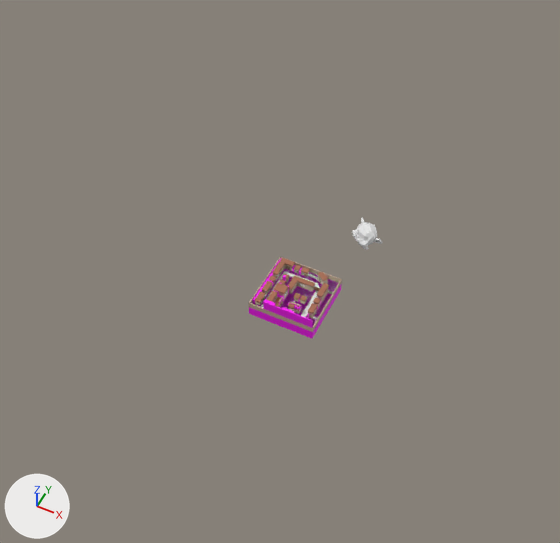
Before and after pictures for a commit that changed the glTF model Objects/Level_1/Level_3.glb.
Before and after are seen from a 50 mm lens placed at (284.0, -518.0, 719.0), pointed at (16.0, 19.0, 48.0). Lighting does not change. The marker at lower left points along +X, +Y and +Z. Where no turn or scale is listed for an object, it has been applied to the vertices.

Objects in the first picture: 'InvisHitbox.023'.
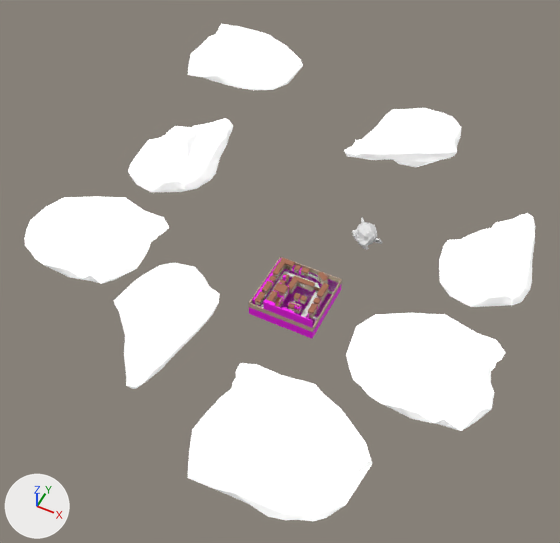
Scene script edits in JSON lines:
```json
{"op": "add", "block": "img_image_2", "code": ["img_image_2 = load_image('Image_2', '_unpacked/Image_2', 2048, 2048, 'sRGB')"]}
{"op": "add", "block": "img_image_2_001", "code": ["img_image_2_001 = load_image('Image_2.001', '_unpacked/Image_2.001', 2048, 2048, 'sRGB')"]}
{"op": "add", "block": "mat_material_0", "code": ["mat_material_0 = bpy.data.materials.new('Material_0')", "# colours: white #ffffff", "# uses the picture img_image_2"]}
{"op": "add", "block": "mat_material_0_002", "code": ["mat_material_0_002 = bpy.data.materials.new('Material_0.002')", "# colours: white #ffffff", "# uses the picture img_image_2_001"]}
{"op": "add", "block": "me_mesh_0", "code": ["me_mesh_0 = bpy.data.meshes.new('Mesh_0')", "me_mesh_0.from_pydata(...)  # 106 vertices, 208 faces; spans x -77.0..77.0, y -66.0..66.0, z 0.0..49.0", "me_mesh_0.materials.append(mat_material_0)"]}
{"op": "add", "block": "me_mesh_0_001", "code": ["me_mesh_0_001 = bpy.data.meshes.new('Mesh_0.001')", "me_mesh_0_001.from_pydata(...)  # 115 vertices, 226 faces; spans x -50.0..53.0, y -76.0..79.0, z 0.0..59.0", "me_mesh_0_001.materials.append(mat_material_0_002)"]}
{"op": "add", "block": "me_mesh_0_002", "code": ["me_mesh_0_002 = bpy.data.meshes.new('Mesh_0.002')", "me_mesh_0_002.from_pydata(...)  # 115 vertices, 226 faces; spans x -50.0..53.0, y -79.0..76.0, z -59.0..0.0", "me_mesh_0_002.materials.append(mat_material_0_002)"]}
{"op": "add", "block": "me_mesh_0_003", "code": ["me_mesh_0_003 = bpy.data.meshes.new('Mesh_0.003')", "me_mesh_0_003.from_pydata(...)  # 106 vertices, 208 faces; spans x -77.0..77.0, y -66.0..66.0, z -49.0..0.0", "me_mesh_0_003.materials.append(mat_material_0)"]}
{"op": "add", "block": "me_mesh_0_006", "code": ["me_mesh_0_006 = bpy.data.meshes.new('Mesh_0.006')", "me_mesh_0_006.from_pydata(...)  # 115 vertices, 226 faces; spans x -54.0..73.6, y -70.2..66.4, z -59.1..0.0", "me_mesh_0_006.materials.append(mat_material_0_002)"]}
{"op": "add", "block": "ob_cloud_001", "code": ["ob_cloud_001 = bpy.data.objects.new('Cloud.001', me_mesh_0)", "ob_cloud_001.location = (-186.0, -55.0, 73.0)"]}
{"op": "add", "block": "ob_cloud_002", "code": ["ob_cloud_002 = bpy.data.objects.new('Cloud.002', me_mesh_0_001)", "ob_cloud_002.location = (-168.0, 110.0, 73.0)"]}
{"op": "add", "block": "ob_cloud_003", "code": ["ob_cloud_003 = bpy.data.objects.new('Cloud.003', me_mesh_0_002)", "ob_cloud_003.location = (-50.0, -136.0, 115.0)"]}
{"op": "add", "block": "ob_cloud_004", "code": ["ob_cloud_004 = bpy.data.objects.new('Cloud.004', me_mesh_0_003)", "ob_cloud_004.location = (-166.0, 287.0, 139.0)"]}
{"op": "add", "block": "ob_cloud_005", "code": ["ob_cloud_005 = bpy.data.objects.new('Cloud.005', me_mesh_0.copy())", "ob_cloud_005.location = (211.0, -55.0, 73.0)"]}
{"op": "add", "block": "ob_cloud_006", "code": ["ob_cloud_006 = bpy.data.objects.new('Cloud.006', me_mesh_0_001.copy())", "ob_cloud_006.location = (229.0, 110.0, 73.0)"]}
{"op": "add", "block": "ob_cloud_007", "code": ["ob_cloud_007 = bpy.data.objects.new('Cloud.007', me_mesh_0_006)", "ob_cloud_007.location = (70.0, 259.0, 115.0)"]}
{"op": "add", "block": "ob_cloud_008", "code": ["ob_cloud_008 = bpy.data.objects.new('Cloud.008', me_mesh_0_003.copy())", "ob_cloud_008.location = (137.0, -216.0, 139.0)"]}
```

Where the change shows, as pixel boxes [x1, y1, x2, y2] in the pictures (560 x 543 px):
```json
{"object": "Cloud.008", "change": "added", "after": [187, 363, 372, 521]}
{"object": "Cloud.005", "change": "added", "after": [346, 313, 506, 431]}
{"object": "Cloud.001", "change": "added", "after": [24, 196, 169, 284]}
{"object": "Cloud.003", "change": "added", "after": [114, 263, 220, 389]}
{"object": "Cloud.006", "change": "added", "after": [439, 213, 536, 307]}
{"object": "Cloud.004", "change": "added", "after": [188, 24, 303, 90]}
{"object": "Cloud.002", "change": "added", "after": [128, 118, 233, 192]}
{"object": "Cloud.007", "change": "added", "after": [344, 108, 461, 167]}
```
